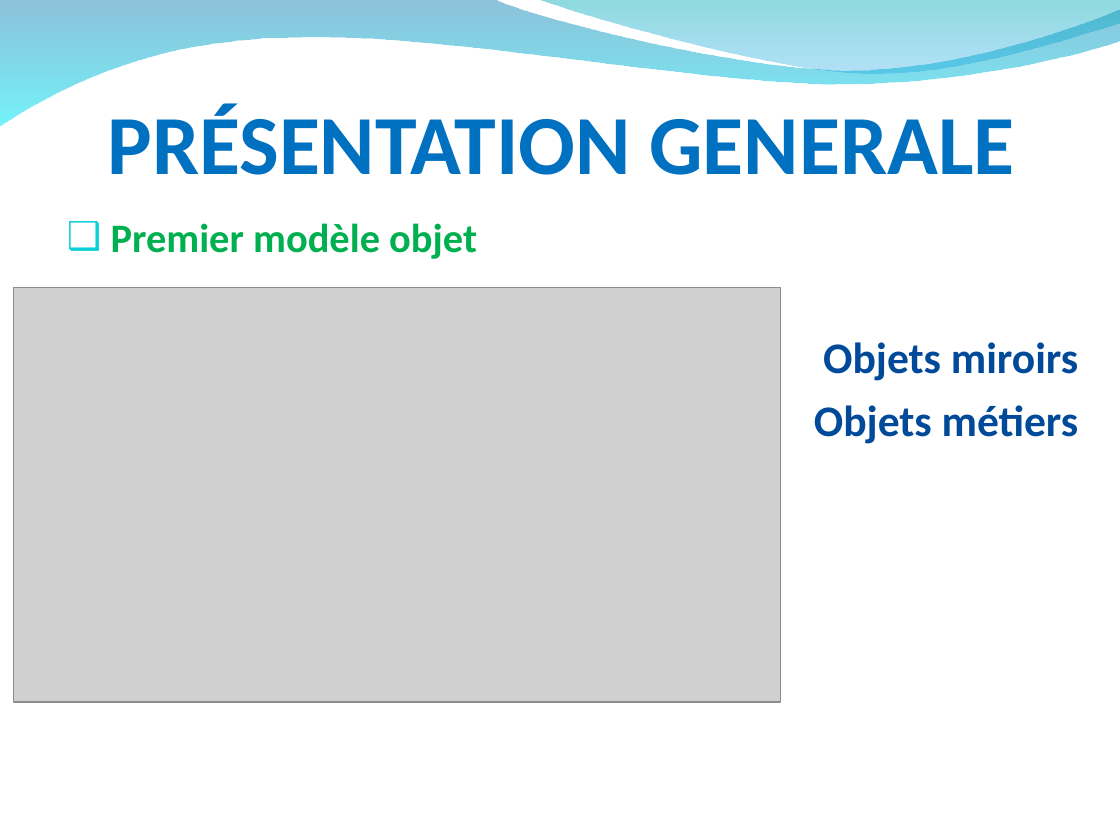
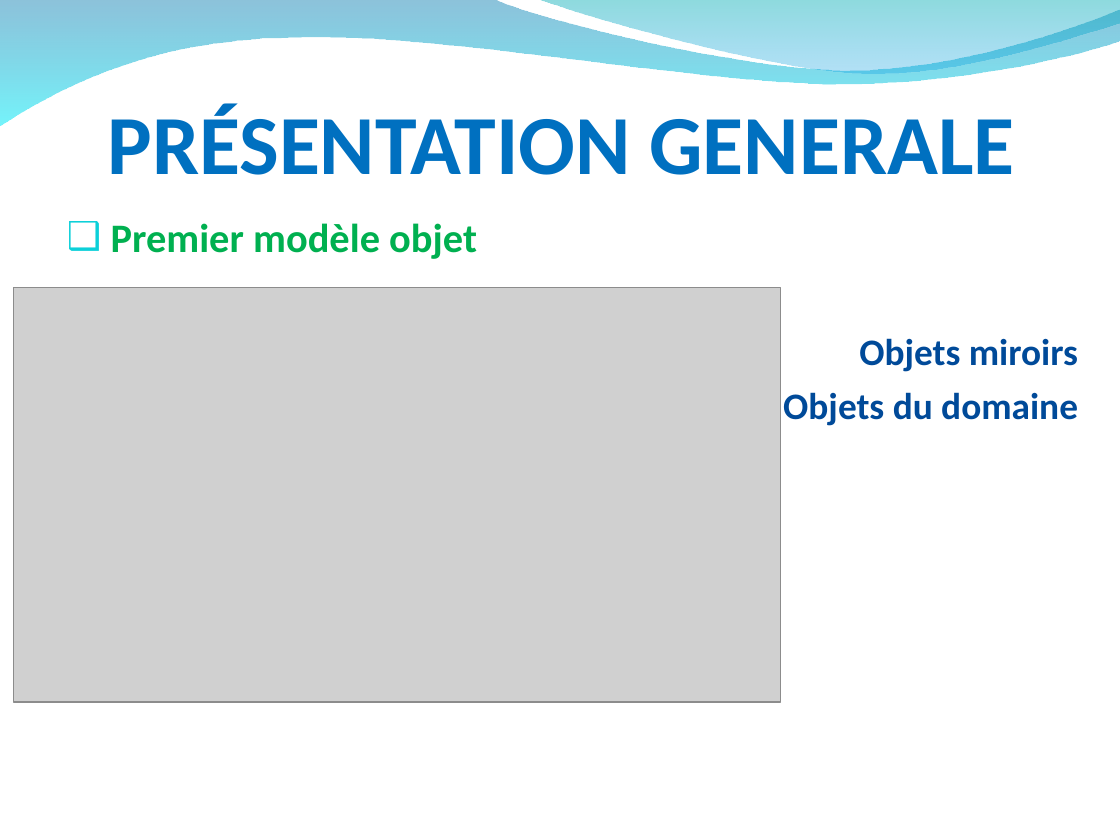
Before and after one commit to hardware/AscenseurPoissons, a slide deck: slide 9 of DOSSIERS A RENDRE/RevueAnalysePPT.ppt. Drawn at 1120x840 pixels with LibreOffice and Linux fonts; fonts in the diff are those of the drawing; grey boxes stand for pictures; background and template pictures are left out. Boxes give left, top, right and bottom in pixels: in the first picture for what was removed or moved away, otherwise in the second. Text is boxed around its words. In the diff, an @@ line names an element or a change of style, - is before the commit and + after.

```diff
--- a/DOSSIERS A RENDRE/RevueAnalysePPT.ppt
+++ b/DOSSIERS A RENDRE/RevueAnalysePPT.ppt
@@ text at [859, 338, 1078, 372]: size 28 to 24 pt in "Objets miroirs"; less space between paragraphs @@
@@ text at [783, 392, 1078, 426]: text changed; size 28 to 24 pt @@
-Objets métiers
+Objets du domaine
```
Also in this commit, not shown: 8 other slides changed, 10 slides added, 13 slides removed.
